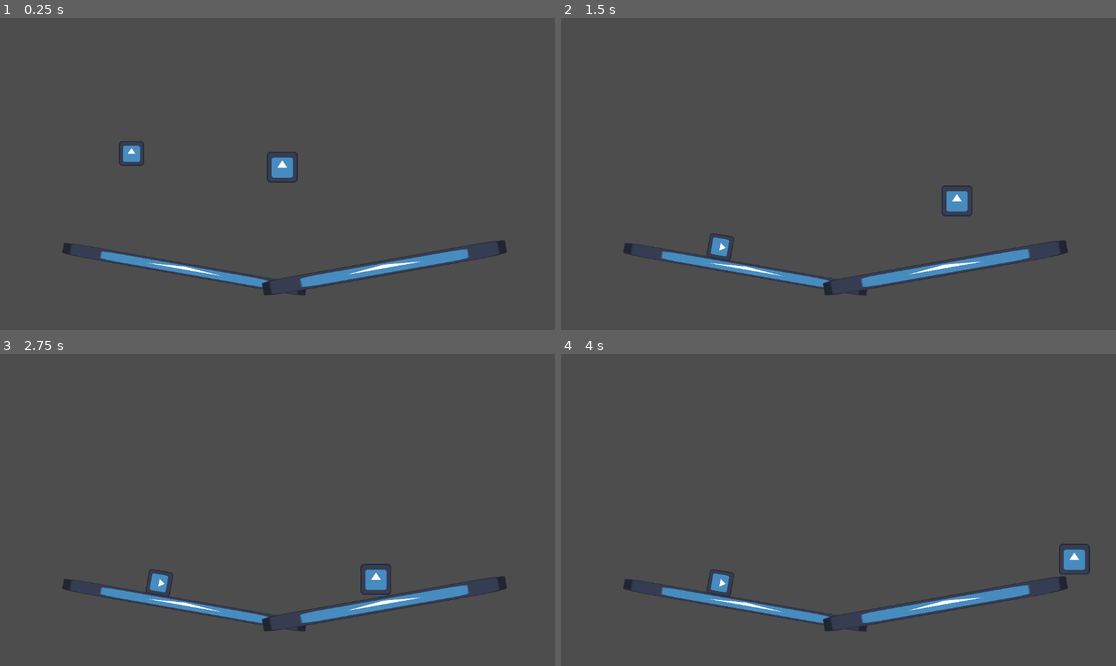
Above: before the commit, frames 1-4 (two rows, left to right).
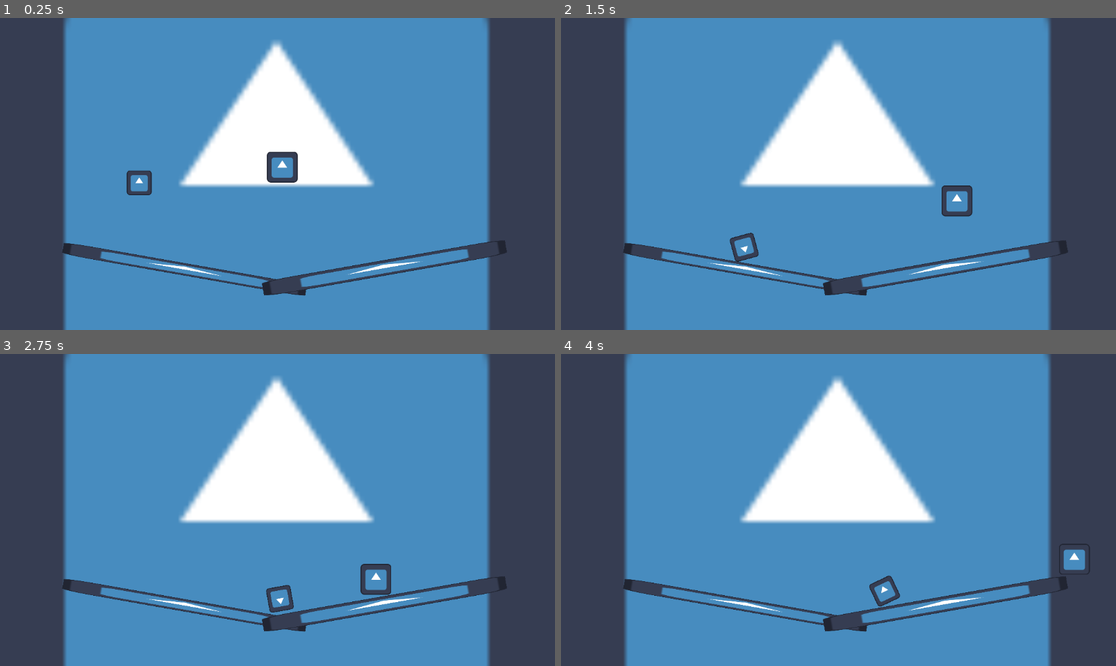
Above: after the commit, the same moments.

Repository: BeMain/metroidvania
Game: Godot game, scene res://world.tscn
Same seed, same stepped clock (60 frames per second), same inputs: the game is played once before the commit and once after it. The engine's default icon, where the game draws it, is replaced by a stand-in: a white triangle on a blue panel in a dark square.
Inputs:
- Up to frame 1 (0.25 s): no input
- Up to frame 2 (1.5 s): tap Enter (ui_accept) at 0.5 s; hold Right (right) from 0.53 s (still down); tap Up (jump) at 0.77 s
- Up to frame 3 (2.75 s): tap Up (jump) at 1.52 s; release Right (right) at 2.03 s; hold Left (left) from 2.03 s (still down)
- Up to frame 4 (4 s): release Left (left) at 2.78 s; hold Right (right) from 2.78 s (still down); tap Up (jump) at 3.02, 3.77 s

The runs differ from the first frame. In frame 1, 73% of the frame differs, in the area x 11-89%, y 0-100%; in frame 2, 73%; in frame 3, 73%; in frame 4, 73%.

Commit message:
Add a minimum time between sound ripples

Diff:
--- a/audible_object.gd
+++ b/audible_object.gd
@@ -1,20 +1,26 @@
+class_name AudibleObject
 extends RigidBody2D
 
 ## The change in velocity during the collision is multiplied by this to determine the force of the sound ripple generated.
-@export var velocity_to_force_ratio: float = 1e-5
+@export_range(0, 1e-4, 1e-6) var velocity_to_force_ratio: float = 1e-5
 
 ## The minimum force required for a collision to generate a sound ripple
-@export var generate_ripple_threshold: float = 1e-4
+@export_range(0, 1e-3, 1e-5) var generate_ripple_threshold: float = 1e-4
+
+@export var ripple_timer_path: NodePath = ^"RippleTimer"
+@onready var ripple_timer: Timer = get_node(ripple_timer_path)
 
 ## The linear_velocity during the previous frame.
 var prev_frame_linear_velocity: Vector2 = Vector2.ZERO
+
 
 func _integrate_forces(state):
 	# Generate sound ripples on collisions
 	for i in state.get_contact_count():
 		var force: float = (prev_frame_linear_velocity.length() - linear_velocity.length()) * velocity_to_force_ratio
-		if force > generate_ripple_threshold:
+		if abs(force) > generate_ripple_threshold and ripple_timer.time_left == 0:
 			SoundRipples.add_ripple(state.get_contact_collider_position(i), 1.0, 512.0, force)
+			ripple_timer.start()
 
 	# Store velocity for next frame
 	prev_frame_linear_velocity = linear_velocity
--- /dev/null
+++ b/audible_object.tscn
@@ -0,0 +1,15 @@
+[gd_scene load_steps=2 format=3 uid="uid://b4kors6856u0k"]
+
+[ext_resource type="Script" path="res://audible_object.gd" id="1_oyln8"]
+
+[node name="AudibleObject" type="RigidBody2D"]
+collision_layer = 0
+continuous_cd = 1
+max_contacts_reported = 8
+contact_monitor = true
+script = ExtResource("1_oyln8")
+
+[node name="RippleTimer" type="Timer" parent="."]
+wait_time = 0.1
+one_shot = true
+autostart = true
--- /dev/null
+++ b/rock.gd
@@ -0,0 +1 @@
+extends AudibleObject
--- a/rock.tscn
+++ b/rock.tscn
@@ -1,20 +1,18 @@
-[gd_scene load_steps=3 format=3 uid="uid://b13d5rg7dvdnx"]
+[gd_scene load_steps=5 format=3 uid="uid://b13d5rg7dvdnx"]
 
 [ext_resource type="Texture2D" uid="uid://cy32ov5kfeixm" path="res://icon.svg" id="1_ldnbu"]
+[ext_resource type="Script" path="res://rock.gd" id="2_jxvyu"]
+[ext_resource type="PackedScene" uid="uid://b4kors6856u0k" path="res://audible_object.tscn" id="2_n4shq"]
 
-[sub_resource type="RectangleShape2D" id="RectangleShape2D_qcees"]
-size = Vector2(48, 48)
+[sub_resource type="CircleShape2D" id="CircleShape2D_qqibj"]
+radius = 32.0
 
-[node name="Rock" type="RigidBody2D"]
-collision_layer = 4
-collision_mask = 5
-continuous_cd = 1
-max_contacts_reported = 4
-contact_monitor = true
+[node name="Rock" instance=ExtResource("2_n4shq")]
+script = ExtResource("2_jxvyu")
 
-[node name="Icon" type="Sprite2D" parent="."]
+[node name="Icon" type="Sprite2D" parent="." index="1"]
 scale = Vector2(0.4, 0.4)
 texture = ExtResource("1_ldnbu")
 
-[node name="CollisionShape2D" type="CollisionShape2D" parent="."]
-shape = SubResource("RectangleShape2D_qcees")
+[node name="CollisionShape2D" type="CollisionShape2D" parent="." index="2"]
+shape = SubResource("CircleShape2D_qqibj")
--- a/world.tscn
+++ b/world.tscn
@@ -10,6 +10,11 @@
 [node name="World" type="Node2D"]
 
 [node name="SoundRippleCanvas" type="CanvasLayer" parent="."]
+
+[node name="Icon" type="Sprite2D" parent="."]
+position = Vector2(574, 328)
+scale = Vector2(10, 10)
+texture = ExtResource("2_fjsoq")
 
 [node name="StaticBody2D" type="StaticBody2D" parent="."]
 position = Vector2(383, 522)
@@ -45,4 +50,4 @@
 position = Vector2(586, 277)
 
 [node name="Rock" parent="." instance=ExtResource("3_4ye5s")]
-position = Vector2(273, 253)
+position = Vector2(289, 314)
